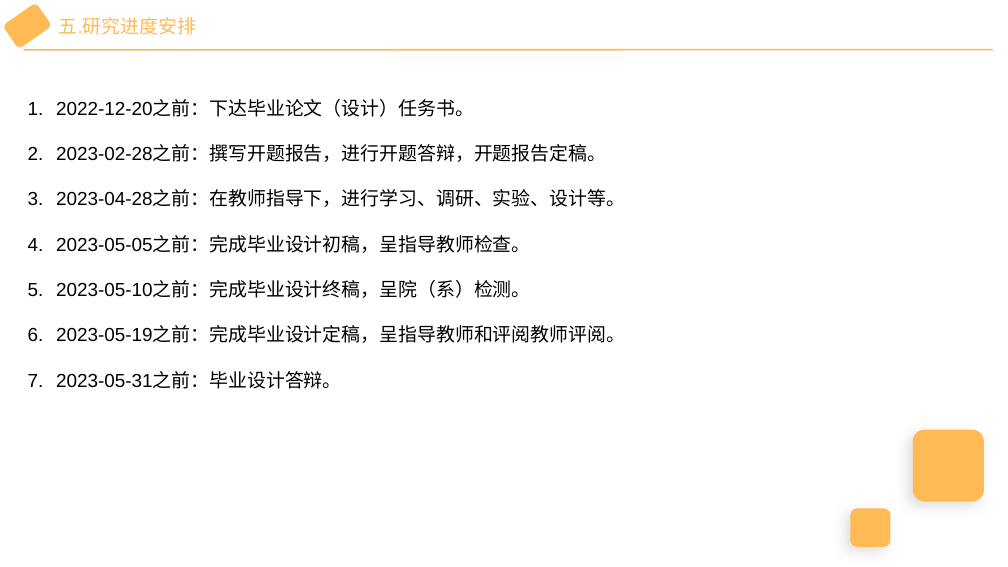
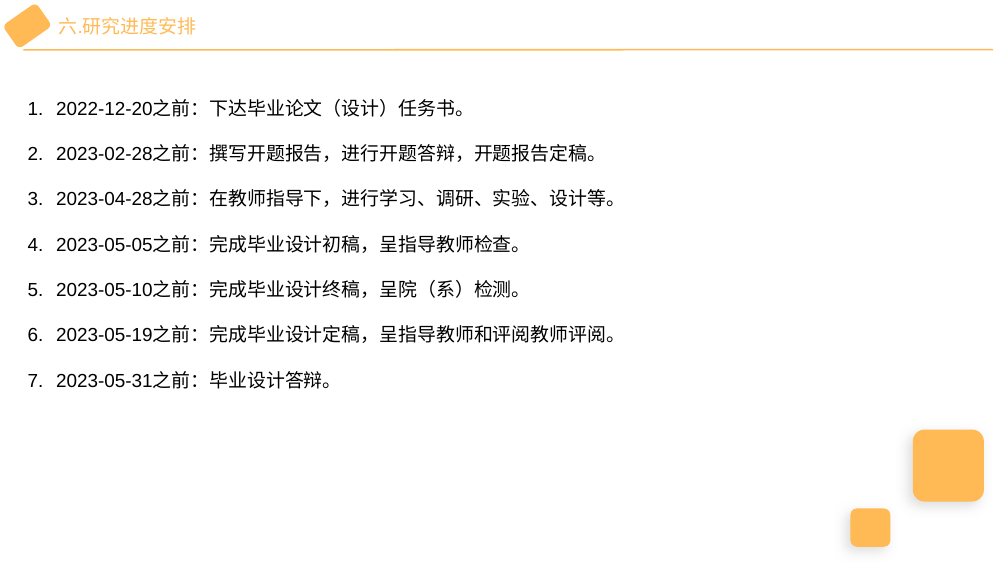
Before and after one commit to wu-yu-pei/graduation-design-file, a slide deck: slide 7 of 开题报告演讲PPT.pptx (slide 6 before the commit). Drawn at 1008x567 pixels with LibreOffice and Linux fonts; fonts in the diff are those of the drawing. Boxes give left, top, right and bottom in pixels: in the first picture for what was removed or moved away, otherwise in the second. Text is boxed around its words. In the diff, an @@ line names an element or a change of style, - is before the commit and + after.

```diff
--- a/开题报告演讲PPT.pptx
+++ b/开题报告演讲PPT.pptx
@@ text at box(59, 17, 197, 35): text changed @@
-五.研究进度安排
+六.研究进度安排
```
Also in this commit, not shown: 3 other slides changed, 1 slide removed, 29 other files.
